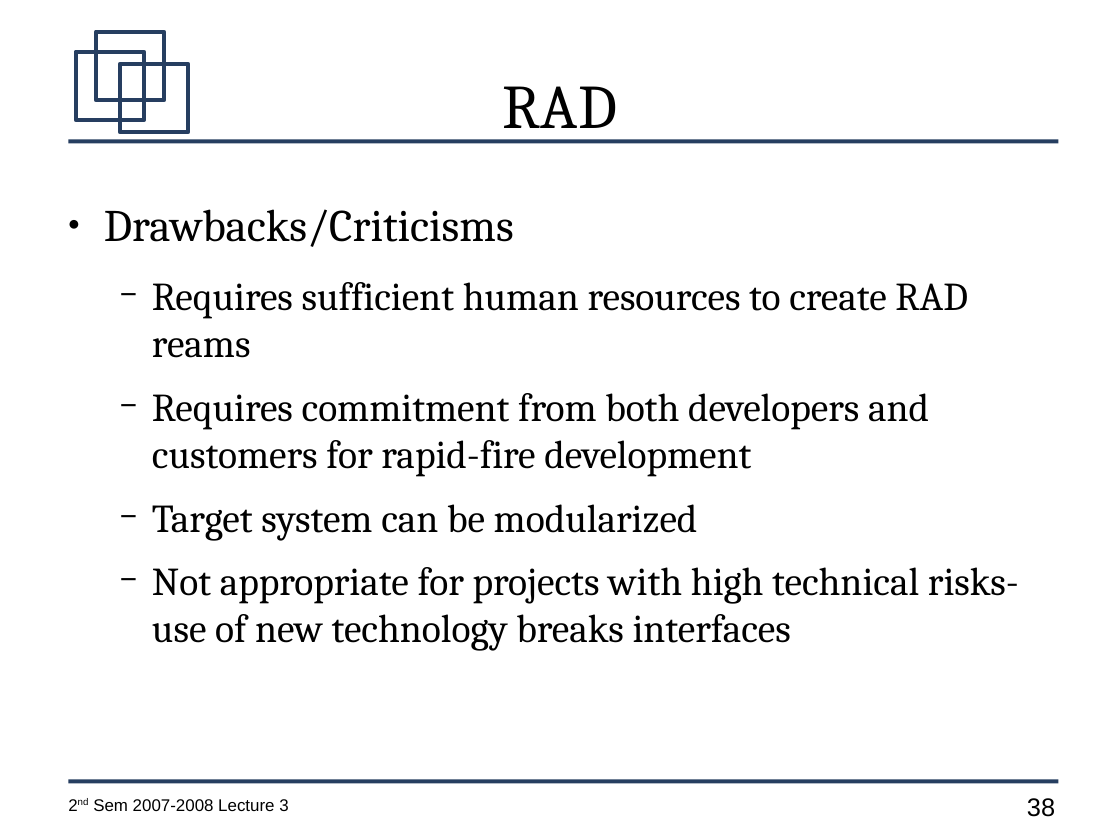
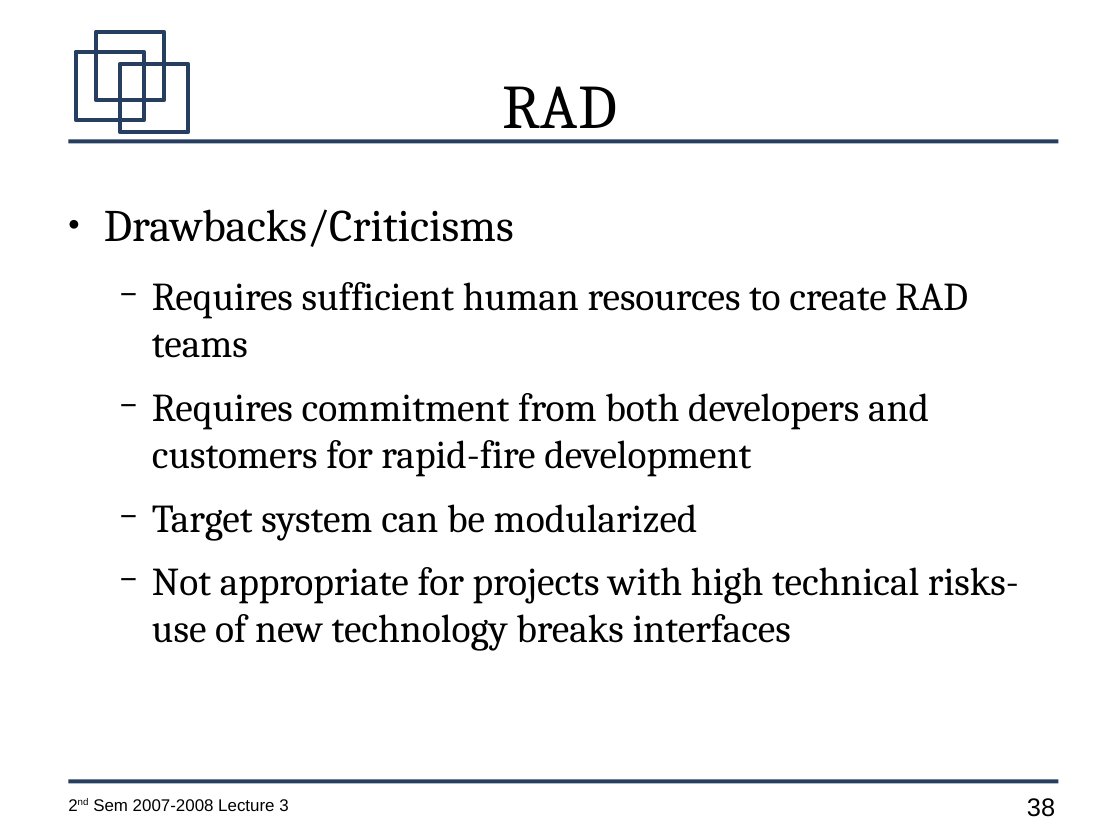
Before and after one commit to jachermocilla/jach-homepage, a slide deck: slide 38 of CMSC128-2nd-Sem-2007-L3.odp. Drawn at 1120x840 pixels with LibreOffice and Linux fonts; fonts in the diff are those of the drawing. Boxes give left, top, right and bottom in pixels: in the first picture for what was removed or moved away, otherwise in the second. Text is boxed around its words. In the diff, an @@ line names an element or a change of style, - is before the commit and + after.

```diff
--- a/CMSC128-2nd-Sem-2007-L3.odp
+++ b/CMSC128-2nd-Sem-2007-L3.odp
@@ text at <box>152,282,967,358</box>: text changed @@
-  − Requires sufficient human resources to create RAD reams
+  − Requires sufficient human resources to create RAD teams
```
